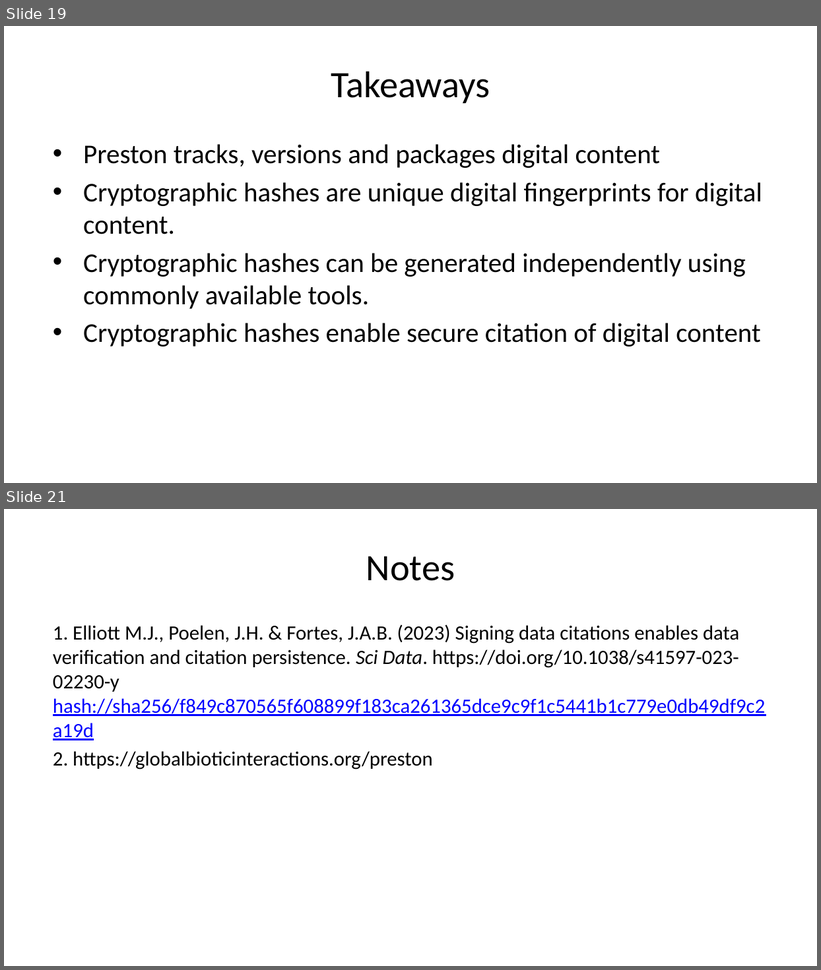
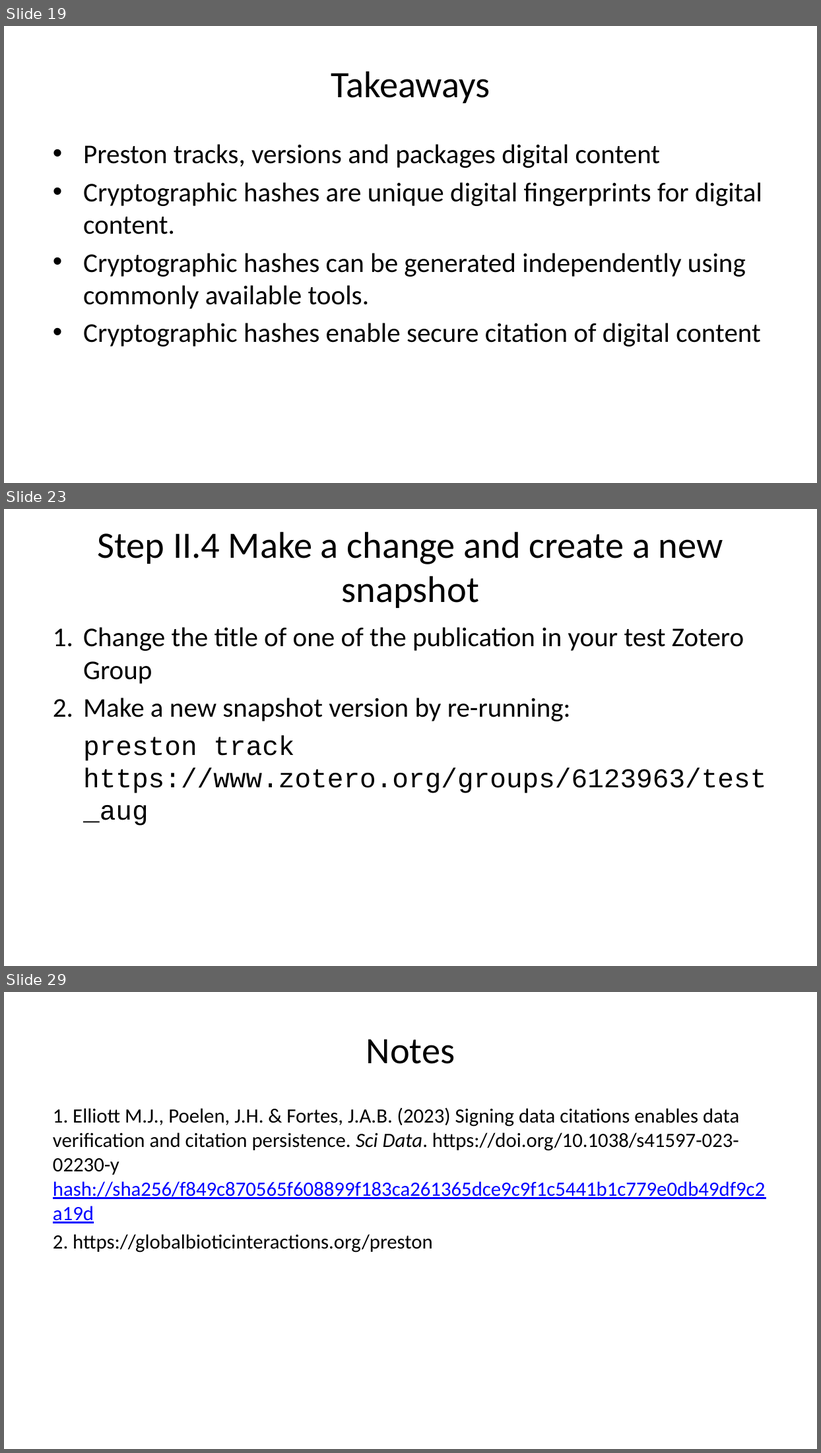
Before and after one commit to bat-literature/bat-literature.github.io, a slide deck: workshop.pptx. Shown one above the other, each under a label of ours: slides 19 and 21 before the commit, slides 19, 23 and 29 after it; the slides between them are not shown. The pictures are 821x970 and 821x1453 pixels, drawn with LibreOffice and Linux fonts; fonts in the diff are those of the drawing. Boxes give left, top, right and bottom in pixels: in the first picture for what was removed or moved away, otherwise in the second. Text is boxed around its words. In the diff, an @@ line names an element or a change of style, - is before the commit and + after.

```diff
--- a/workshop.pptx
+++ b/workshop.pptx
@@ slide 23 added at (4,509,817,966), background #FFFFFF @@
@@ title added at (97,531,723,608), 33 pt, text #000000 @@
+Step II.4 Make a change and create a new snapshot
@@ text added at (83,627,766,826), 24 pt, text #000000 @@
+1. Change the title of one of the publication in your test Zotero Group
+2. Make a new snapshot version by re-running:
+preston track https://www.zotero.org/groups/6123963/test_aug
@@ what was slide 21 is now slide 29 @@
```
Also in this commit, not shown: 1 slide changed, 7 other slides added, 2 other files.
